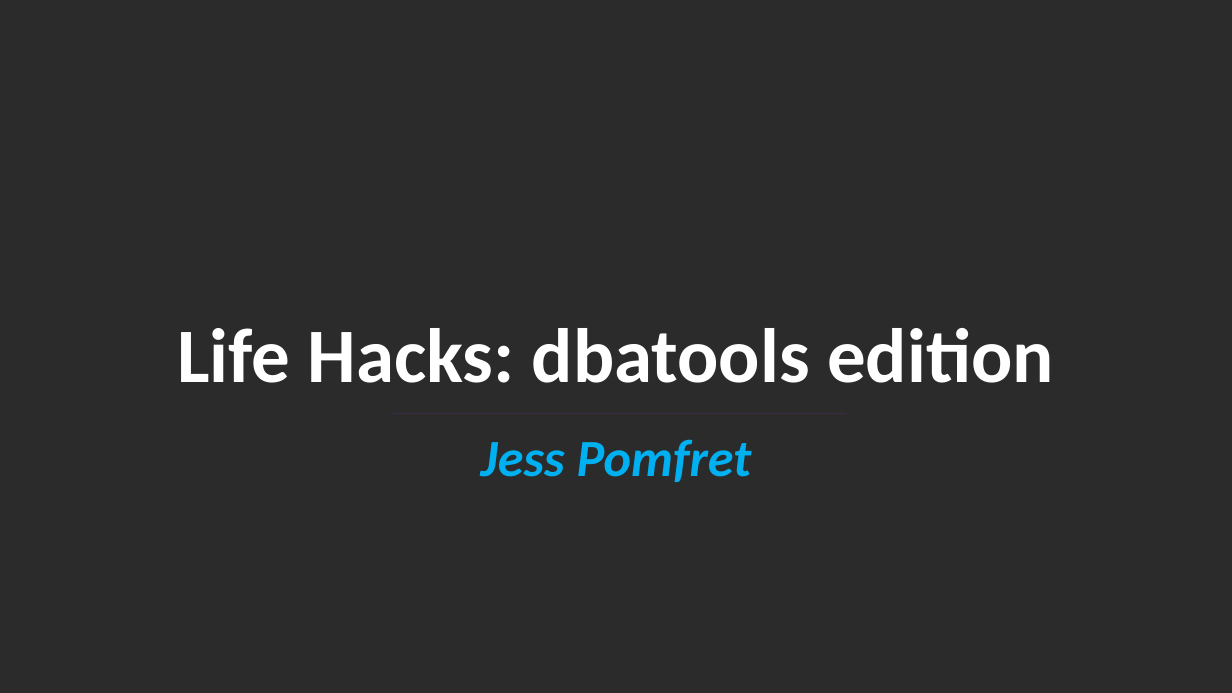
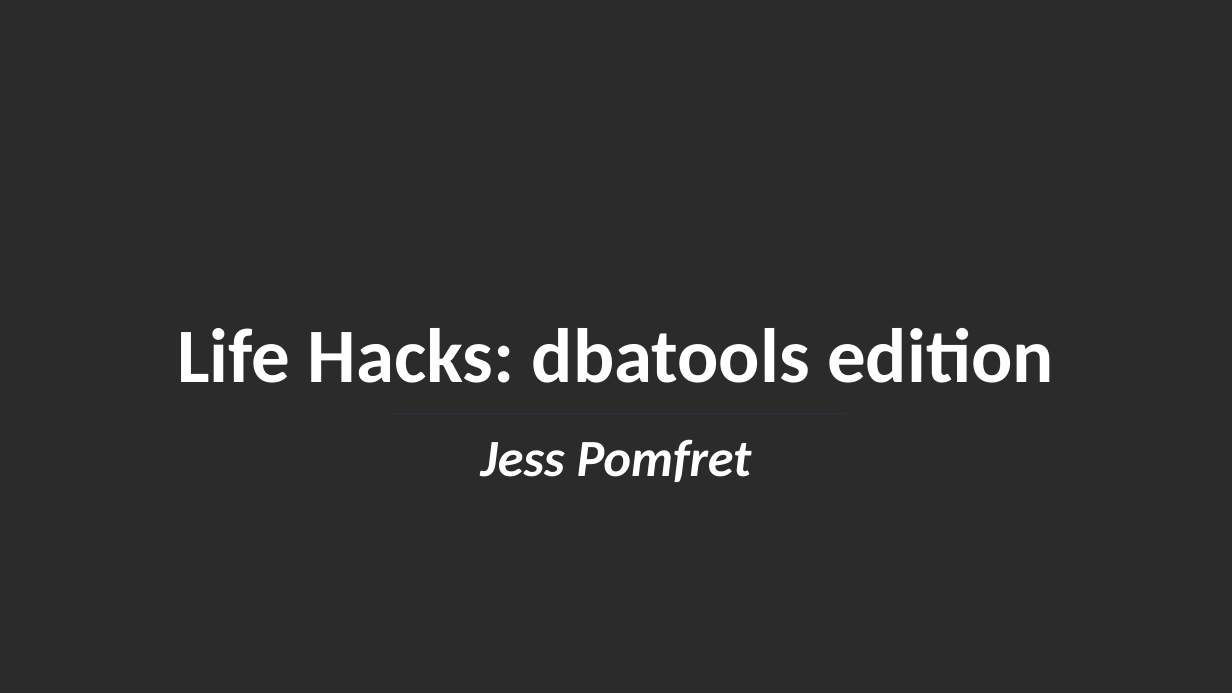
Before and after one commit to jpomfret/dbatoolsLifehacks, a slide deck: slide 1 of PSDayUK_dbatools.pptx. Drawn at 1232x693 pixels with LibreOffice and Linux fonts; fonts in the diff are those of the drawing; background and template pictures are left out; a plain dark background stands for a picture behind light text. Boxes give left, top, right and bottom in pixels: in the first picture for what was removed or moved away, otherwise in the second. Text is boxed around its words. In the diff, an @@ line names an element or a change of style, - is before the commit and + after.

```diff
--- a/PSDayUK_dbatools.pptx
+++ b/PSDayUK_dbatools.pptx
@@ text "Jess Pomfret" at (481,439,752,482): text colour #00B0F0 to #FFFFFF @@
```
Also in this commit, not shown: 4 other slides changed, 3 other files.
